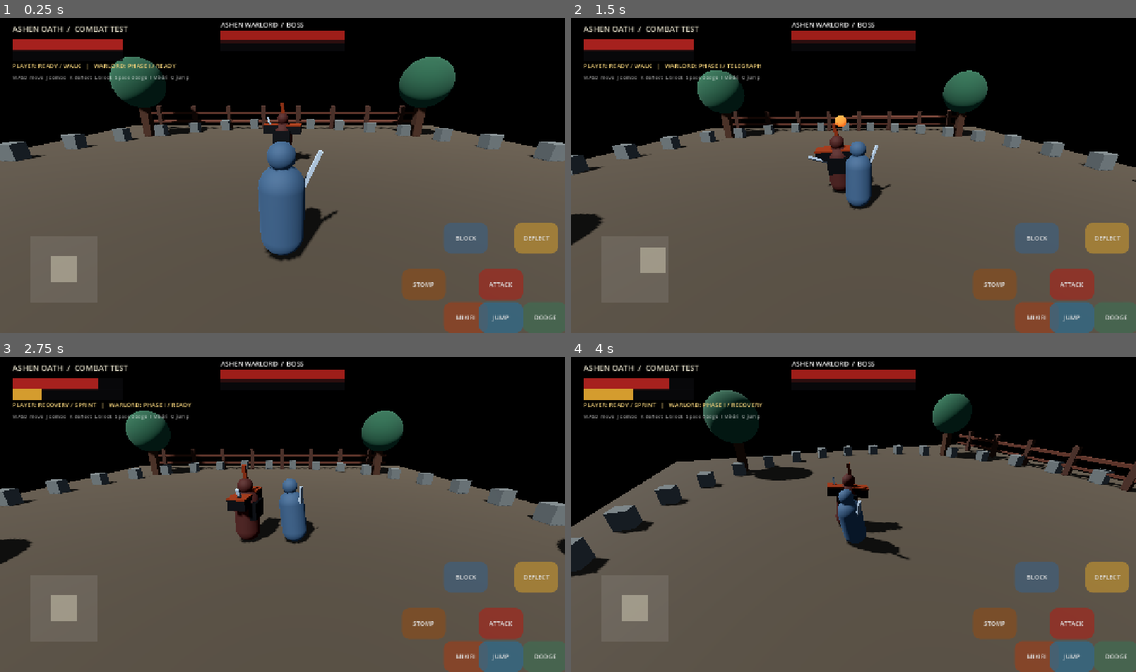
Above: before the commit, frames 1-4 (two rows, left to right).
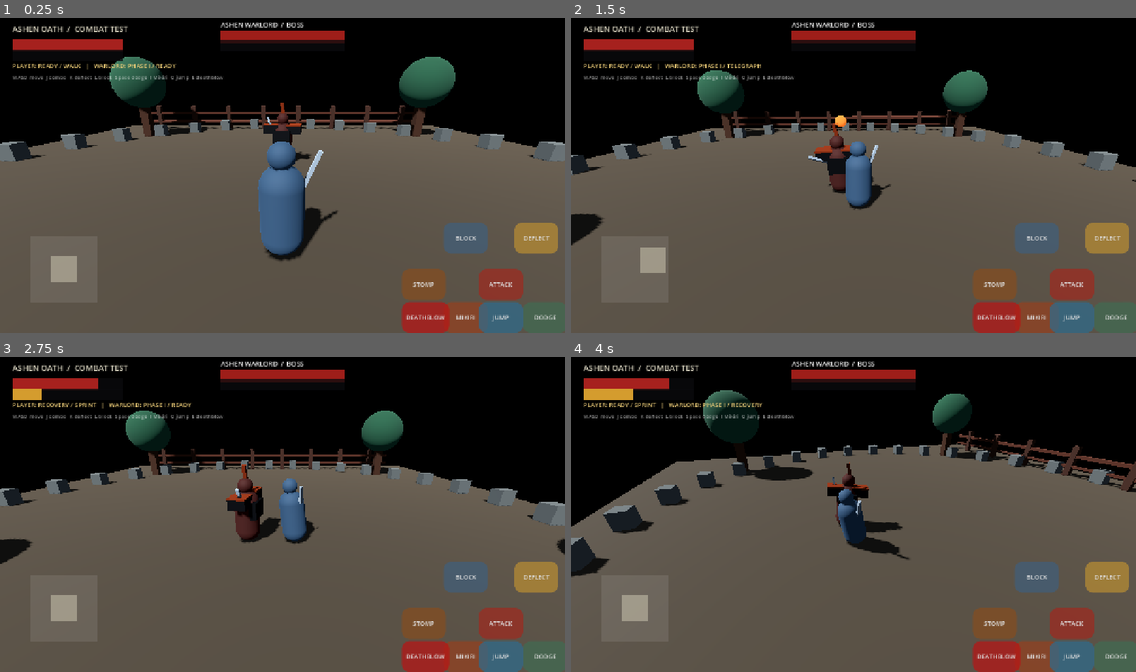
Above: after the commit, the same moments.

Repository: zahaopang-ship-it/Ashen-Oath-Godot
Game: Godot game, scene res://scenes/main.tscn
Same seed, same stepped clock (60 frames per second), same inputs: the game is played once before the commit and once after it. Sound files missing from this copy of the repository are replaced by a short silence.
Inputs (mouse positions are in pixels of both pictures, inside the frame that each line leads up to):
- Up to frame 1 (0.25 s): no input
- Up to frame 2 (1.5 s): tap Enter at 0.5 s; move the mouse to (977, 159) at 0.52 s; hold D 0.53-1.25 s; tap E at 0.6 s; click (977, 159) at 0.67 s; tap Space at 0.77 s; drag from (740, 191) to (825, 238) at 1.27 s
- Up to frame 3 (2.75 s): move the mouse to (339, 442) at 2.02 s; hold D from 2.03 s (still down); tap J at 2.1 s; tap E at 2.3 s
- Up to frame 4 (4 s): release D at 2.75 s; drag from (825, 577) to (684, 464) at 2.77 s; move the mouse to (1023, 561) at 3.52 s; hold A from 3.53 s (still down); tap L at 3.6 s; tap Space at 3.77 s; tap E at 3.8 s

The runs differ from the first frame. In frame 1, 0.9% of the frame differs, in the area x 34-80%, y 18-100%; in frame 2, 0.9%; in frame 3, 0.9%; in frame 4, 0.9%.

Commit message:
Add boss deathblow and Ashen Rend phase attack

Diff:
--- a/project/scripts/boss.gd
+++ b/project/scripts/boss.gd
@@ -6,11 +6,12 @@
 const PHASE_TWO := 2
 const PHASE_TWO_THRESHOLD := 0.55
 const PHASE_ONE_PATTERN := ["slash", "thrust", "heavy", "slash"]
-const PHASE_TWO_PATTERN := ["sweep", "grab", "thrust", "heavy"]
+const PHASE_TWO_PATTERN := ["sweep", "grab", "thrust", "ashen_rend"]
 
 var boss_phase := PHASE_ONE
 var pattern_index := 0
 var phase_two_damage_scale := 1.18
+var phase_transition_count := 0
 
 func _ready() -> void:
 	display_name = "Ashen Warlord"
@@ -28,7 +29,10 @@
 	super._physics_process(delta)
 
 func _enter_phase_two() -> void:
+	if boss_phase != PHASE_ONE:
+		return
 	boss_phase = PHASE_TWO
+	phase_transition_count += 1
 	pattern_index = 0
 	ai_timer = 0.35
 	move_speed = 5.25
--- a/project/scripts/fighter.gd
+++ b/project/scripts/fighter.gd
@@ -56,22 +56,24 @@
 var is_sprinting := false
 var sprint_requested := false
 var posture_stomped := false
+var deathblow_executed := false
 
 const WINDUP_TIME := 0.32
 const ACTIVE_TIME := 0.10
 const RECOVERY_TIME := 0.34
 const POSTURE_BREAK_TIME := 1.35
 const HIT_FLASH_COLOR := Color(1.0, 0.72, 0.58)
-const ATTACK_KINDS := ["slash", "thrust", "sweep", "heavy", "grab"]
-const ATTACK_DAMAGE := {"slash": 22.0, "thrust": 27.0, "sweep": 18.0, "heavy": 34.0, "grab": 30.0}
-const ATTACK_POSTURE := {"slash": 30.0, "thrust": 36.0, "sweep": 24.0, "heavy": 46.0, "grab": 12.0}
-const ATTACK_WINDUP := {"slash": 0.32, "thrust": 0.48, "sweep": 0.42, "heavy": 0.62, "grab": 0.72}
+const ATTACK_KINDS := ["slash", "thrust", "sweep", "heavy", "grab", "ashen_rend"]
+const ATTACK_DAMAGE := {"slash": 22.0, "thrust": 27.0, "sweep": 18.0, "heavy": 34.0, "grab": 30.0, "ashen_rend": 46.0}
+const ATTACK_POSTURE := {"slash": 30.0, "thrust": 36.0, "sweep": 24.0, "heavy": 46.0, "grab": 12.0, "ashen_rend": 58.0}
+const ATTACK_WINDUP := {"slash": 0.32, "thrust": 0.48, "sweep": 0.42, "heavy": 0.62, "grab": 0.72, "ashen_rend": 0.92}
 const ATTACK_HITBOX := {
 	"slash": Vector3(0.95, 1.25, 1.65),
 	"thrust": Vector3(0.52, 1.10, 2.10),
 	"sweep": Vector3(1.45, 0.62, 1.55),
 	"heavy": Vector3(1.00, 1.40, 1.90),
-	"grab": Vector3(0.85, 1.15, 1.45)
+	"grab": Vector3(0.85, 1.15, 1.45),
+	"ashen_rend": Vector3(1.65, 1.45, 2.35)
 }
 const ATTACK_BUFFER_WINDOW := 0.58
 const COMBO_RESET_TIME := 0.95
@@ -188,6 +190,9 @@
 			"grab":
 				body_pose = Vector3(-0.25, 0.0, -0.32) * anticipation
 				weapon_pose = Vector3(0.15, 0.0, 0.45) * anticipation
+			"ashen_rend":
+				body_pose = Vector3(-0.62, 0.0, -0.24) * anticipation
+				weapon_pose = Vector3(-2.05, 0.0, -0.82) * anticipation
 	elif state == CombatState.ACTIVE:
 		var progress := 1.0 - clampf(attack_timer / ACTIVE_TIME, 0.0, 1.0)
 		var follow := sin(progress * PI)
@@ -207,6 +212,9 @@
 			"grab":
 				body_pose = Vector3(0.42, 0.0, 0.55) * follow
 				weapon_pose = Vector3(-0.25, 0.0, 0.7) * follow
+			"ashen_rend":
+				body_pose = Vector3(0.52, 0.0, 0.72) * follow
+				weapon_pose = Vector3(2.15, 0.0, 1.55) * follow
 	elif state == CombatState.RECOVERY:
 		body_pose = Vector3(0.08, 0.0, 0.08)
 		weapon_pose = Vector3(0.18, 0.0, -0.10)
@@ -494,6 +502,32 @@
 		return false
 	return target.receive_stomp(self)
 
+func deathblow_broken_target() -> bool:
+	if is_dead or state != CombatState.FREE or not is_instance_valid(target):
+		return false
+	if target.is_dead or target.state != CombatState.POSTURE_BROKEN or target.deathblow_executed:
+		return false
+	var offset := target.global_position - global_position
+	offset.y = 0.0
+	if offset.length() > 2.35 or offset.length_squared() < 0.001:
+		return false
+	if (-global_transform.basis.z).normalized().dot(offset.normalized()) < 0.35:
+		return false
+	return target.receive_deathblow(self)
+
+func receive_deathblow(attacker: Node3D) -> bool:
+	if is_dead or state != CombatState.POSTURE_BROKEN or deathblow_executed or not is_instance_valid(attacker):
+		return false
+	var offset := attacker.global_position - global_position
+	offset.y = 0.0
+	if offset.length() > 2.8 or offset.length_squared() < 0.001:
+		return false
+	deathblow_executed = true
+	vitality = 0.0
+	combat_feedback.emit("deathblow", self)
+	_die()
+	return true
+
 func receive_stomp(attacker: Node3D) -> bool:
 	if is_dead or state != CombatState.POSTURE_BROKEN or posture_stomped:
 		return false
--- a/project/scripts/main.gd
+++ b/project/scripts/main.gd
@@ -28,7 +28,8 @@
 	"death": "res://audio/impact_body.wav",
 	"grabbed": "res://audio/impact_body.wav",
 	"stomp": "res://audio/posture_break.wav",
-	"boss_phase": "res://audio/posture_break.wav"
+	"boss_phase": "res://audio/posture_break.wav",
+	"deathblow": "res://audio/sword_deflect.wav"
 }
 
 func _ready() -> void:
@@ -189,6 +190,10 @@
 		var material := telegraph_marker.material_override as StandardMaterial3D
 		if material:
 			material.emission_energy_multiplier = 3.2 if phase == 2 else 2.2
+			if phase == 2:
+				material.albedo_color = Color(1.0, 0.035, 0.015)
+				material.emission = Color(1.0, 0.015, 0.005)
+				telegraph_marker.scale = Vector3.ONE * 1.55
 
 func _create_telegraph_marker() -> void:
 	telegraph_marker = MeshInstance3D.new()
@@ -218,7 +223,8 @@
 		"thrust": Color(1.0, 0.72, 0.08),
 		"sweep": Color(0.18, 0.72, 1.0),
 		"heavy": Color(0.78, 0.12, 1.0),
-		"grab": Color(1.0, 0.92, 0.72)
+		"grab": Color(1.0, 0.92, 0.72),
+		"ashen_rend": Color(1.0, 0.035, 0.015)
 	}
 	material.albedo_color = colors.get(kind, Color(1.0, 0.16, 0.055))
 	material.emission = material.albedo_color
@@ -288,6 +294,9 @@
 		"boss_phase":
 			hitstop = 0.11
 			shake = 0.58
+		"deathblow":
+			hitstop = 0.16
+			shake = 0.72
 	_trigger_hitstop(hitstop, shake)
 	_play_combat_sound(kind, source.global_position)
 
@@ -338,6 +347,7 @@
 			KEY_I: player.begin_mikiri_counter()
 			KEY_O: player.begin_sweep_evade()
 			KEY_P: player.stomp_broken_target()
+			KEY_E: player.deathblow_broken_target()
 			KEY_KP_1: player.end_deflect()
 			KEY_KP_2: player.end_block()
 	if event is InputEventKey and not event.pressed:
--- a/project/scripts/touch_hud.gd
+++ b/project/scripts/touch_hud.gd
@@ -66,8 +66,9 @@
 	_register_action("MIKIRI", Vector2(-275, -70), "mikiri", Color(0.58, 0.25, 0.12))
 	_register_action("JUMP", Vector2(-195, -70), "jump", Color(0.18, 0.42, 0.55))
 	_register_action("STOMP", Vector2(-370, -145), "stomp", Color(0.52, 0.30, 0.12))
+	_register_action("DEATHBLOW", Vector2(-370, -70), "deathblow", Color(0.72, 0.08, 0.08))
 	var hint := Label.new()
-	hint.text = "WASD move  J combo  K deflect  L block  Space dodge  I Mikiri  O jump"
+	hint.text = "WASD move  J combo  K deflect  L block  Space dodge  I Mikiri  O jump  E deathblow"
 	hint.position = Vector2(28, 132)
 	hint.add_theme_font_size_override("font_size", 12)
 	hint.add_theme_color_override("font_color", Color(1, 1, 1, 0.55))
@@ -158,6 +159,7 @@
 		"mikiri": game.player.begin_mikiri_counter()
 		"jump": game.player.begin_sweep_evade()
 		"stomp": game.player.stomp_broken_target()
+		"deathblow": game.player.deathblow_broken_target()
 
 func _action_up(action: String) -> void:
 	match action:
@@ -181,8 +183,9 @@
 	enemy_vitality.value = game.enemy.get_vitality_ratio() * 100.0
 	enemy_posture.value = game.enemy.get_posture_ratio() * 100.0
 	var movement_label := "SPRINT" if game.player.is_sprinting else "WALK"
+	var execution_prompt := "  /  DEATHBLOW READY" if game.enemy.state == 4 and not game.enemy.is_dead else ""
 	var phase_text := "PHASE II" if game.enemy.boss_phase == 2 else "PHASE I"
-	status_label.text = "PLAYER: " + _state_name(game.player) + " / " + movement_label + "   |   WARLORD: " + phase_text + " / " + _state_name(game.enemy)
+	status_label.text = "PLAYER: " + _state_name(game.player) + " / " + movement_label + "   |   WARLORD: " + phase_text + " / " + _state_name(game.enemy) + execution_prompt
 
 func _state_name(fighter: Node) -> String:
 	if fighter.state == 4: return "POSTURE BROKEN"
--- a/project/tests/boss_smoke_test.gd
+++ b/project/tests/boss_smoke_test.gd
@@ -3,11 +3,13 @@
 const BOSS = preload("res://scripts/boss.gd")
 const FIGHTER = preload("res://scripts/fighter.gd")
 var failures := 0
+var checks := 0
 
 func _initialize() -> void:
 	call_deferred("_run")
 
 func _check(value: bool, label: String) -> void:
+	checks += 1
 	if value:
 		print("PASS: ", label)
 	else:
@@ -33,11 +35,11 @@
 	boss.vitality = 230.0
 	boss._physics_process(0.016)
 	_check(boss.boss_phase == 2 and phases == [2], "vitality threshold triggers phase transition once")
-	_check(boss.get_phase_pattern() == ["sweep", "grab", "thrust", "heavy"], "phase two switches to sweep and grab sequence")
+	_check(boss.get_phase_pattern() == ["sweep", "grab", "thrust", "ashen_rend"], "phase two switches to sweep, grab, thrust and signature finisher sequence")
 	_check(boss.move_speed > 4.4 and boss.attack_range > 2.5, "phase two increases aggression and reach")
 	boss.vitality = 50.0
 	boss._physics_process(0.016)
-	_check(phases.size() == 1, "phase transition does not retrigger")
+	_check(phases.size() == 1 and boss.phase_transition_count == 1, "phase transition does not retrigger")
 	boss._die()
 	_check(boss.is_dead, "boss supports the standard terminal death state")
 	var damage_boss := CharacterBody3D.new()
@@ -52,5 +54,52 @@
 	damage_boss.attack_kind = "slash"
 	damage_boss._resolve_attack_hit()
 	_check(is_equal_approx(damage_target.vitality, 74.04), "phase two applies increased boss attack damage")
-	print("Boss tests: ", 9 - failures, "/9 passed")
+	var execution_player := CharacterBody3D.new()
+	execution_player.set_script(FIGHTER)
+	execution_player.is_player = true
+	execution_player.position = Vector3.ZERO
+	root.add_child(execution_player)
+	var execution_boss := CharacterBody3D.new()
+	execution_boss.set_script(BOSS)
+	execution_boss.position = Vector3(0, 0, -1.5)
+	root.add_child(execution_boss)
+	execution_player.target = execution_boss
+	execution_boss.target = execution_player
+	_check(not execution_player.deathblow_broken_target(), "deathblow is rejected before posture break")
+	execution_boss.state = 4
+	execution_boss.posture = execution_boss.max_posture
+	_check(execution_player.deathblow_broken_target(), "deathblow executes a nearby posture-broken boss")
+	_check(execution_boss.is_dead and execution_boss.vitality == 0.0 and execution_boss.deathblow_executed, "deathblow causes one terminal boss execution")
+	_check(not execution_player.deathblow_broken_target() and not execution_boss.receive_deathblow(execution_player), "deathblow cannot be repeated")
+	var distant_player := CharacterBody3D.new()
+	distant_player.set_script(FIGHTER)
+	distant_player.is_player = true
+	root.add_child(distant_player)
+	var distant_boss := CharacterBody3D.new()
+	distant_boss.set_script(BOSS)
+	distant_boss.position = Vector3(0, 0, -4.0)
+	distant_boss.state = 4
+	root.add_child(distant_boss)
+	distant_player.target = distant_boss
+	_check(not distant_player.deathblow_broken_target(), "deathblow requires close execution range")
+	var turned_player := CharacterBody3D.new()
+	turned_player.set_script(FIGHTER)
+	turned_player.is_player = true
+	turned_player.rotation.y = PI
+	root.add_child(turned_player)
+	var turned_boss := CharacterBody3D.new()
+	turned_boss.set_script(BOSS)
+	turned_boss.position = Vector3(0, 0, -1.5)
+	turned_boss.state = 4
+	root.add_child(turned_boss)
+	turned_player.target = turned_boss
+	_check(not turned_player.deathblow_broken_target(), "deathblow requires player to face the broken target")
+	var signature_boss := CharacterBody3D.new()
+	signature_boss.set_script(BOSS)
+	root.add_child(signature_boss)
+	_check(signature_boss.get_phase_pattern().has("ashen_rend") == false, "phase one does not use the phase-two signature attack")
+	signature_boss.boss_phase = 2
+	_check(signature_boss.get_phase_pattern().has("ashen_rend"), "phase two includes the telegraphed Ashen Rend signature attack")
+	_check(signature_boss.start_attack("ashen_rend") and signature_boss.attack_timer == 0.92, "Ashen Rend starts with its longer punishable telegraph")
+	print("Boss tests: ", checks - failures, "/", checks, " passed")
 	quit(1 if failures > 0 else 0)
Not shown, changed: DEVELOPMENT_PLAN.md
